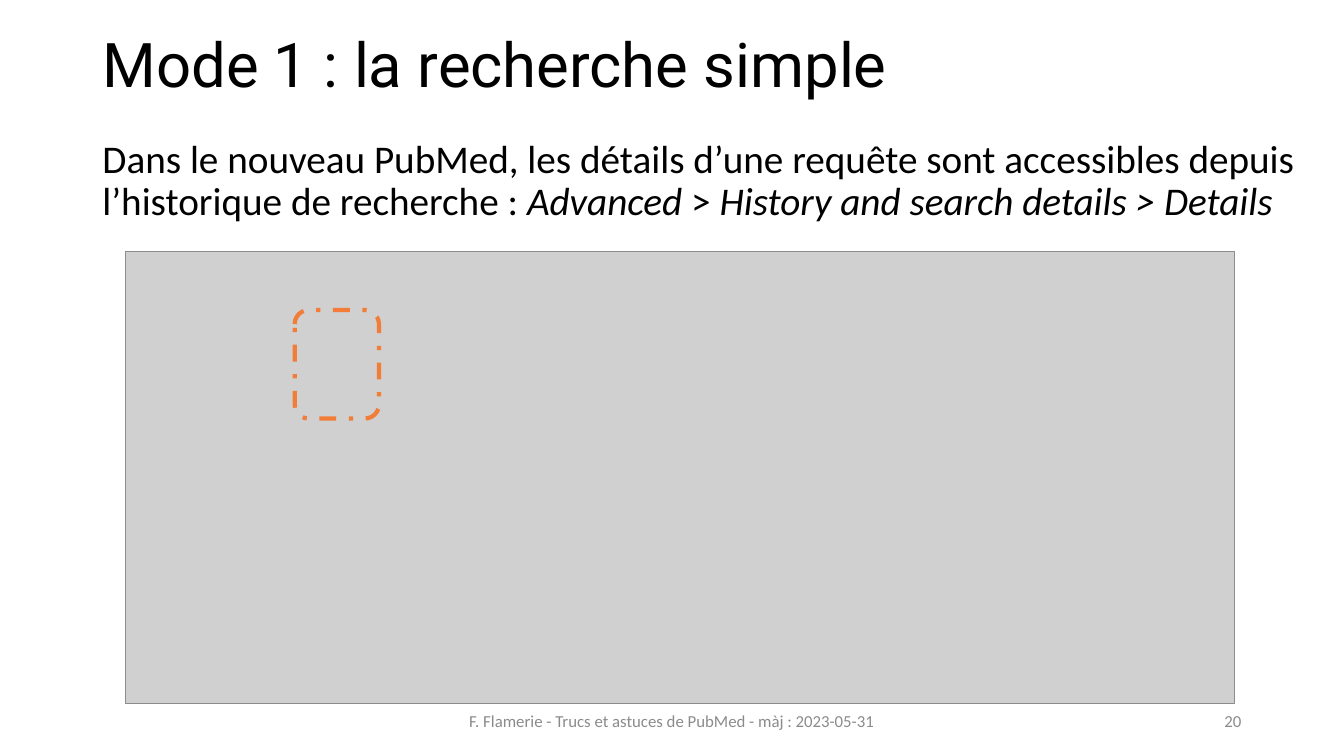
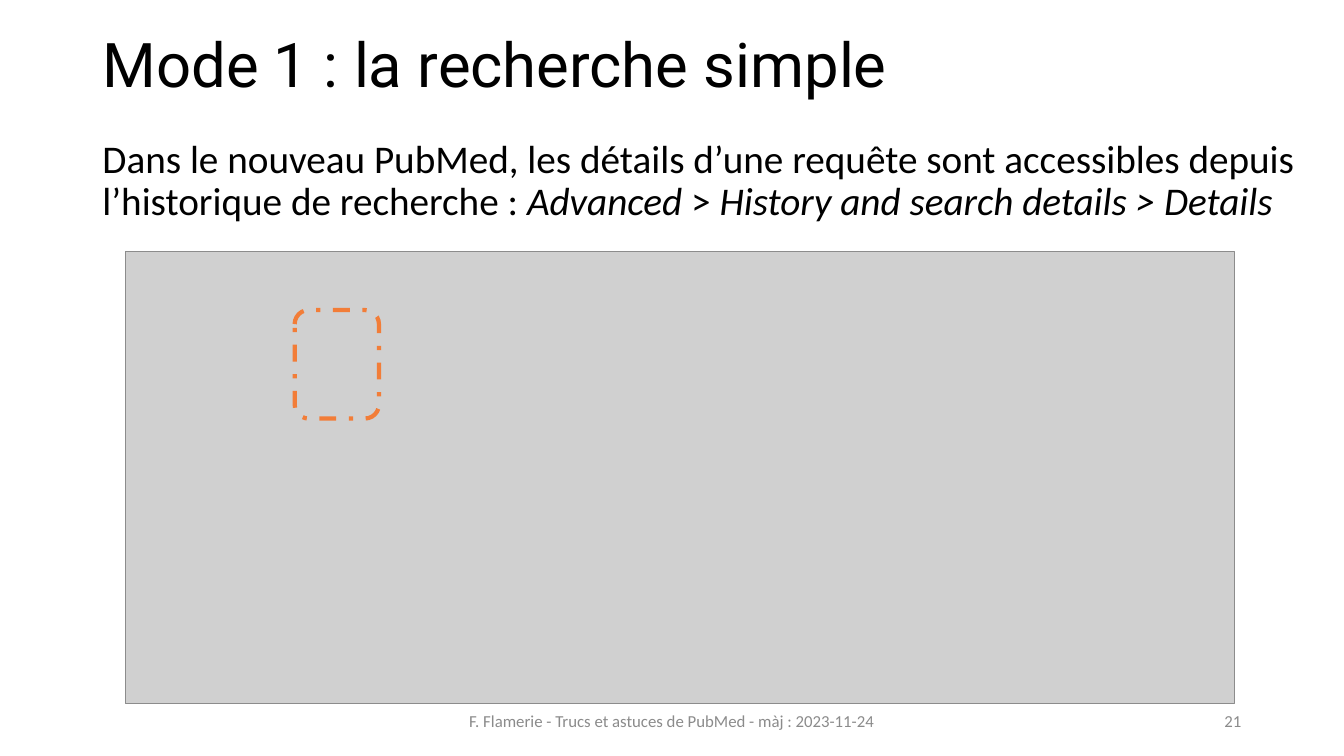
Before and after one commit to fflamerie/formbiblio, a slide deck: slide 21 of docs/module1-2_pubmed.pptx (slide 20 before the commit). Drawn at 1344x756 pixels with LibreOffice and Linux fonts; fonts in the diff are those of the drawing; grey boxes stand for pictures. Boxes give left, top, right and bottom in pixels: in the first picture for what was removed or moved away, otherwise in the second. Text is boxed around its words. In the diff, an @@ line names an element or a change of style, - is before the commit and + after.

```diff
--- a/docs/module1-2_pubmed.pptx
+++ b/docs/module1-2_pubmed.pptx
@@ text at bbox=[469, 715, 874, 730]: text changed @@
-F. Flamerie - Trucs et astuces de PubMed - màj : 2023-05-31
+F. Flamerie - Trucs et astuces de PubMed - màj : 2023-11-24
@@ page number at bbox=[1224, 716, 1241, 727]: text changed @@
-20
+21
```
Also in this commit, not shown: 37 other slides changed, 1 slide added, 1 other file.
